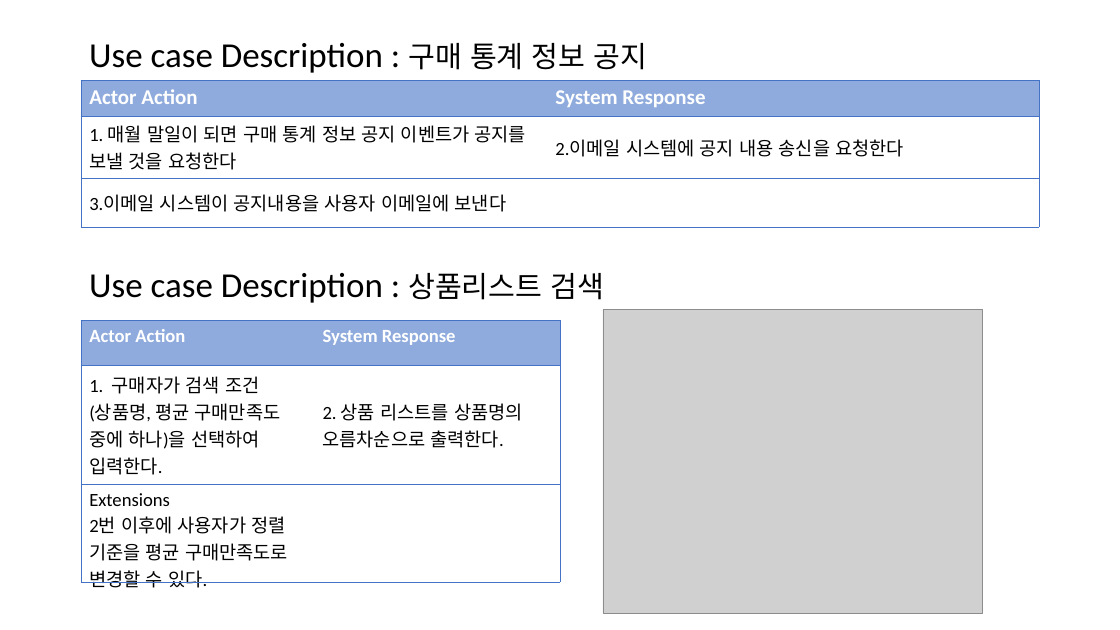
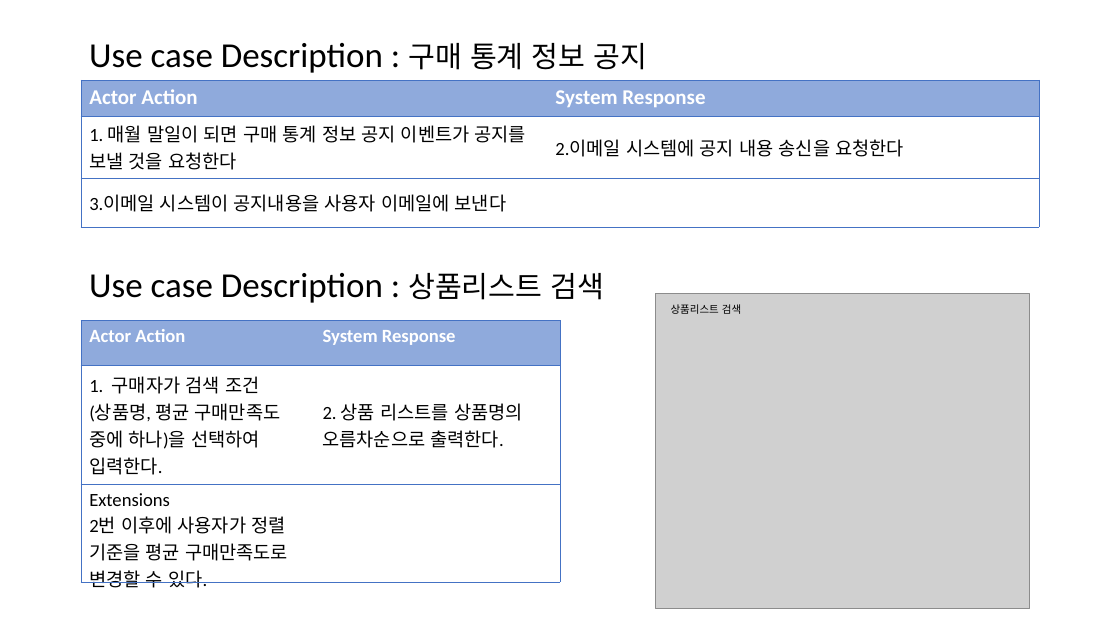
Before and after one commit to bbangnambong/RequirementCapturing, a slide deck: slide 4 of Use case Description.pptx. Drawn at 1120x630 pixels with LibreOffice and Linux fonts; fonts in the diff are those of the drawing; grey boxes stand for pictures. Boxes give left, top, right and bottom in pixels: in the first picture for what was removed or moved away, otherwise in the second. Text is boxed around its words. In the diff, an @@ line names an element or a change of style, - is before the commit and + after.

```diff
--- a/Use case Description.pptx
+++ b/Use case Description.pptx
@@ picture: place and size @@
-picture at bbox=[603, 309, 982, 613]
+picture at bbox=[656, 294, 1030, 609]
@@ text added at bbox=[671, 304, 741, 314], 9 pt, text #000000 @@
+상품리스트 검색
```
Also in this commit, not shown: 2 other slides changed, 2 slides added.
